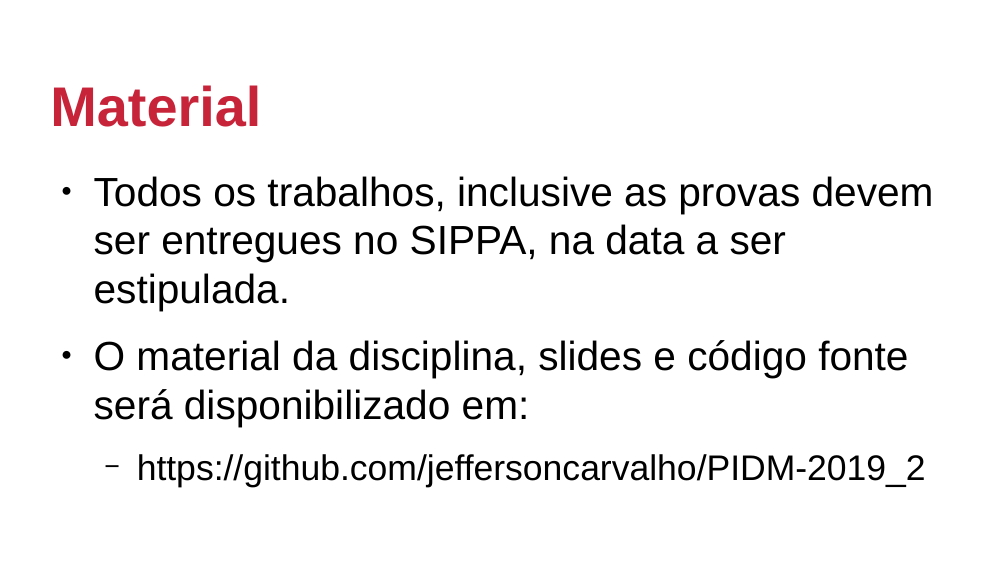
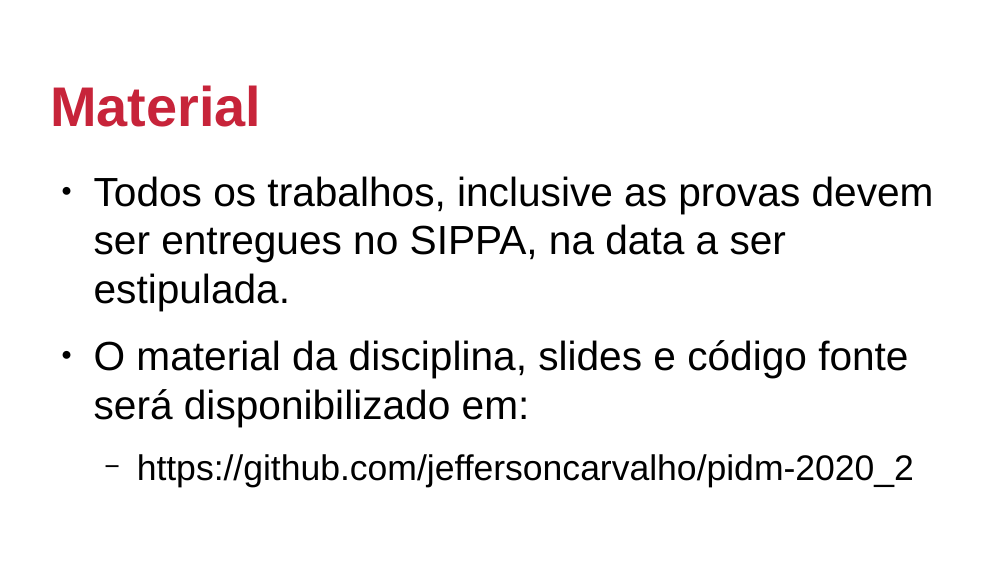
Before and after one commit to jeffersoncarvalho/pidm-2020_2, a slide deck: slide 8 of SLIDES/parte_01/aula00-introdução.odp. Drawn at 1008x567 pixels with LibreOffice and Linux fonts; fonts in the diff are those of the drawing; background and template pictures are left out. Boxes give left, top, right and bottom in pixels: in the first picture for what was removed or moved away, otherwise in the second. Text is boxed around its words. In the diff, an @@ line names an element or a change of style, - is before the commit and + after.

```diff
--- a/SLIDES/parte_01/aula00-introdução.odp
+++ b/SLIDES/parte_01/aula00-introdução.odp
@@ text at (137,454,914,488): text changed @@
-  − https://github.com/jeffersoncarvalho/PIDM-2019_2
+  − https://github.com/jeffersoncarvalho/pidm-2020_2
```
Also in this commit, not shown: 1 other slide changed, 5 other files.
